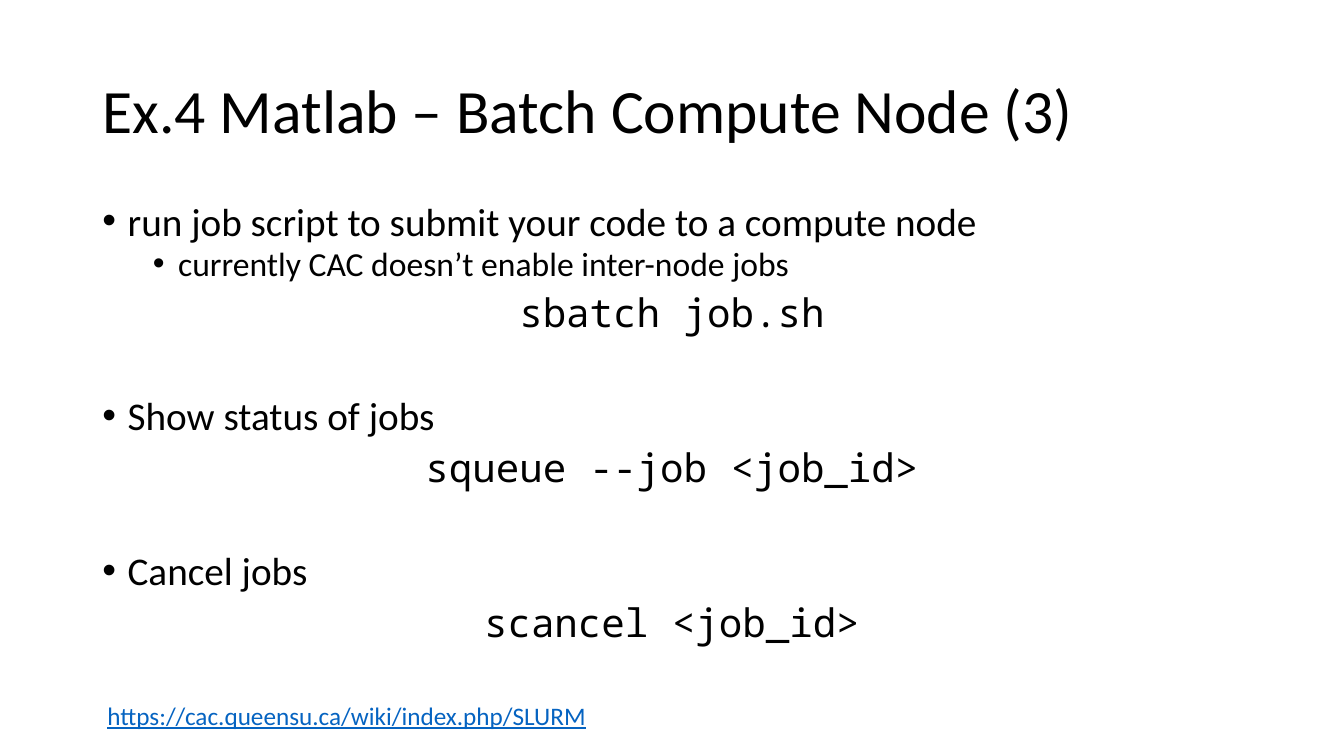
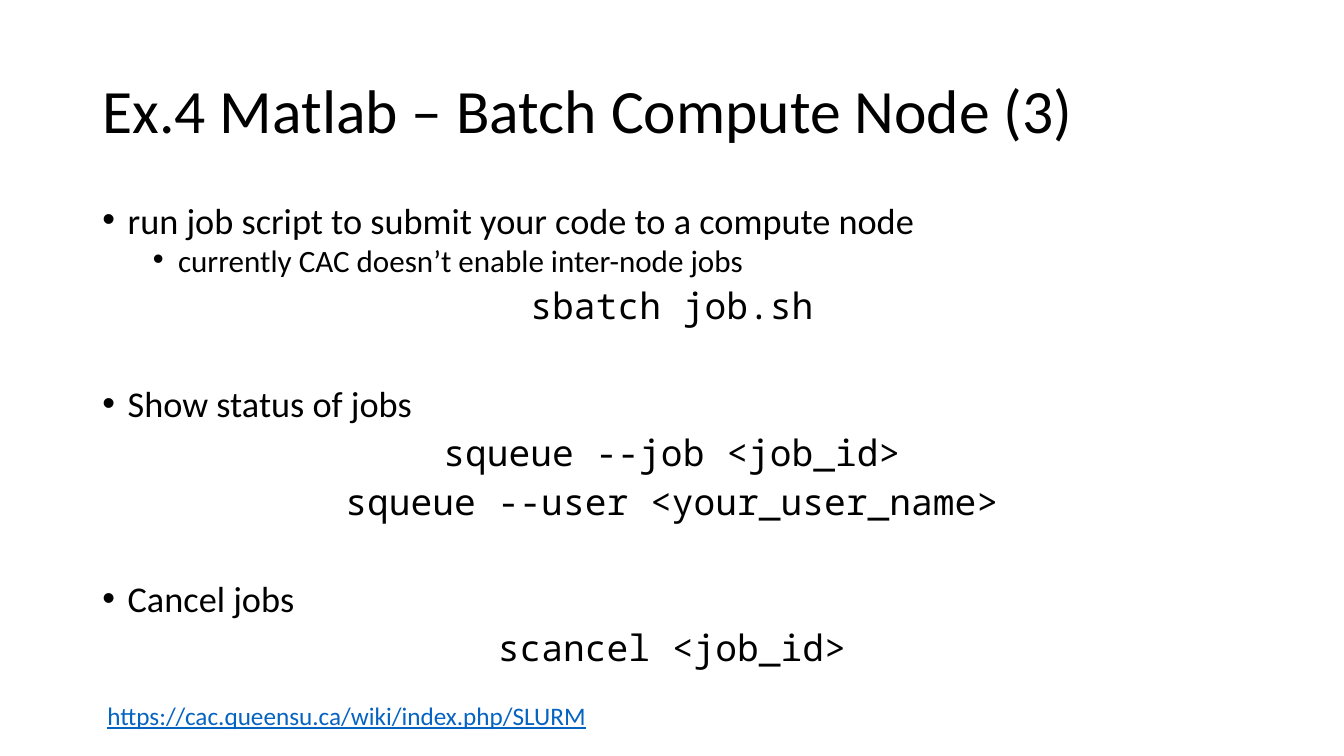
Before and after one commit to tdmdal/rrn-workshop, a slide deck: slide 31 of rrn_intro.pptx. Drawn at 1344x756 pixels with LibreOffice and Linux fonts; fonts in the diff are those of the drawing. Boxes give left, top, right and bottom in pixels: in the first picture for what was removed or moved away, otherwise in the second. Text is boxed around its words. In the diff, an @@ line names an element or a change of style, - is before the commit and + after.

```diff
--- a/rrn_intro.pptx
+++ b/rrn_intro.pptx
@@ text at <box>128,208,914,670</box>: size 28 to 25.9 pt in "run job script to submit your code ...", "sbatch job.sh", "Show status of jobs", "squeue --job <job_id>" and 2 more places; size 24 to 22.2 pt in "currently CAC doesn’t enable inter-node jobs" @@
@@ text at <box>345,493,998,524</box>: paragraph added @@
+squeue --user <your_user_name>
```
Also in this commit, not shown: 6 other slides changed, 10 slides added, 2 other files.
